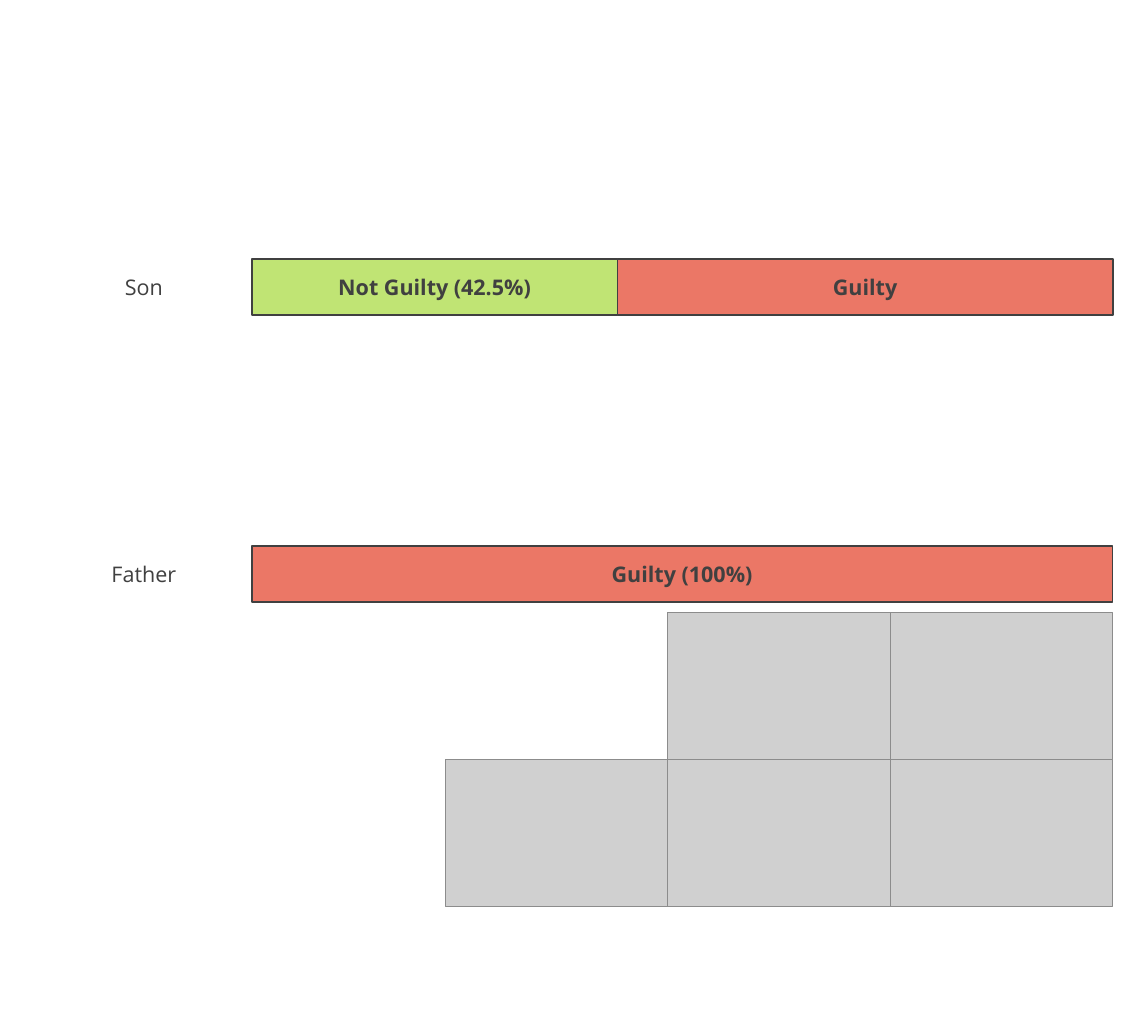
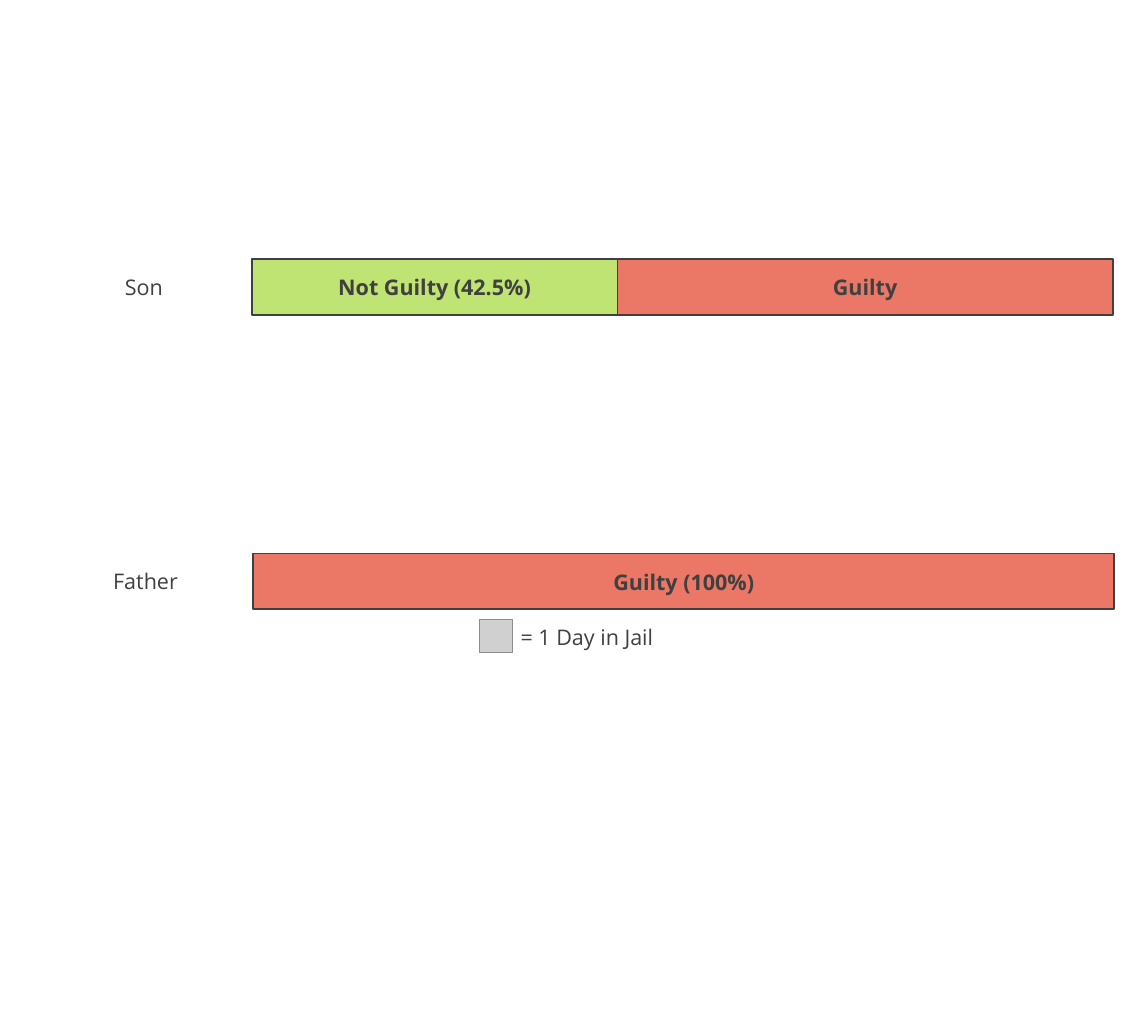
Before and after one commit to NicKarlovich/dangers-of-algorithms, a slide deck: slide 2 of charts.pptx. Drawn at 1148x1033 pixels with LibreOffice and Linux fonts; fonts in the diff are those of the drawing; grey boxes stand for pictures. Boxes give left, top, right and bottom in pixels: in the first picture for what was removed or moved away, otherwise in the second. Text is boxed around its words. In the diff, an @@ line names an element or a change of style, - is before the commit and + after.

```diff
--- a/charts.pptx
+++ b/charts.pptx
@@ text "Father": place and size @@
-text "Father" at [111,565,176,582]
+text "Father" at [113,572,178,589]
@@ rectangle "Guilty (100%)": place and size @@
-rectangle "Guilty (100%)" at [251,546,1113,602]
+rectangle "Guilty (100%)" at [253,554,1114,610]
@@ picture added at [480,620,512,653] @@
@@ text added at [538,628,654,650], 18 pt, text #404040 @@
+= 1 Day in Jail
@@ picture removed at [668,612,890,760] @@
@@ picture removed at [890,612,1113,760] @@
@@ picture removed at [445,760,667,907] @@
@@ picture removed at [668,760,890,907] @@
@@ picture removed at [890,760,1113,907] @@
```
Also in this commit, not shown: 3 other files.
